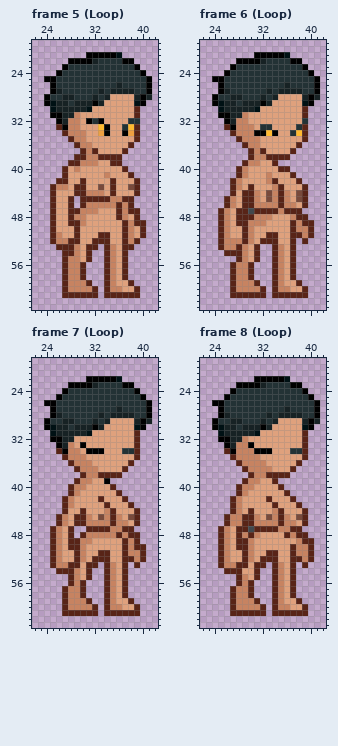
Two states of a pixel-art file, NPC/Sasha.ase. Above, as it was before the edit.
64x64 pixels, 18 frames. Colours within 5 levels of each other are drawn and written as one. Shown: frame 5 (Loop): x 22..42, y 19..63; frame 6 (Loop): x 22..42, y 19..63; frame 7 (Loop): x 22..42, y 19..63; frame 8 (Loop): x 22..42, y 19..63. The commit also changed other frames, which this record leaves out.
Now the later version:
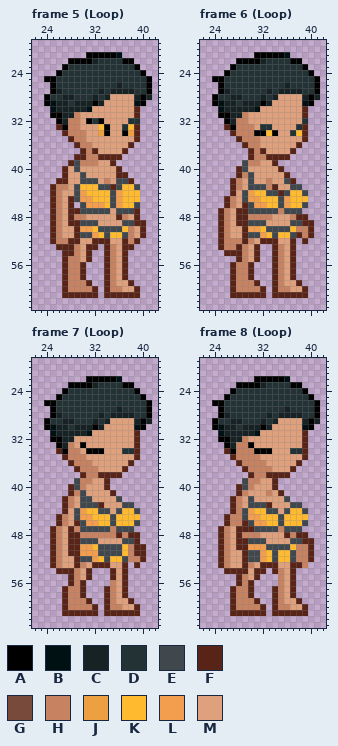
Palette (. is transparent): A #000000  B #001114  C #172224  D #233235  E #41484d  F #582417  G #784a3b  H #c78361  J #eda042  K #ffba30  L #f39e4e  M #dfa17d
From old to new:
layer "Clothes" now shown
Frame 5 (Loop), layers "Clothes", "Body":
y 39: x 29 F -> E; x 36 F -> .
y 40: x 29 H -> E; x 36..37 MF -> F.
y 41: x 30 M -> E; x 34 H -> M; x 36..38 MMF -> FF.
y 42: x 30..32 FMM -> EEE; x 34..39 MFMMMF -> HMEEF.
y 43: x 29..34 FFMMGM -> EKKKEE; x 36..39 MMGF -> EKKE
y 44: x 26 M -> H; x 29..39 FFHHHMFMMMF -> ELKKKKELKKK
y 45: x 26 M -> H; x 29..39 .FFFFFHHFF. -> ELLKKKELKKK
y 46: x 26 M -> H; x 30..39 FHHHHHFHF. -> ELLLKELKKE
y 47: x 26 M -> H; x 30..34 HHHMM -> EEEEE; x 36..38 FHF -> EEE
y 48: x 26 M -> H
y 49: x 26 M -> H; x 30..32 HMM -> EEE; x 37..38 FH -> EE
y 50: x 26 M -> H; x 30..37 MMMMMMMF -> LLKEEEEK
y 51: x 30..37 MMMFFMMF -> EELKEKKE
Frame 6 (Loop), layers "Clothes", "Body":
y 39: x 29 F -> E
y 40: x 29 H -> E; x 36 F -> .
y 41: x 30 M -> E; x 33 H -> M; x 36..37 MF -> F.
y 42: x 30 M -> E; x 34 F -> M; x 36..38 MMF -> EF.
y 43: x 30..35 FMMMHF -> EEEHFM; x 37..39 MMF -> EE.
y 44: x 29..34 FFHMGH -> ELKKEE; x 36..39 HMGF -> EKKE
y 45: x 29..39 FFHMGHFHMGF -> ELLKKKELKKK
y 46: x 30..39 FHHHHFHHMF -> ELLKKELKKE
y 47: x 31..34 FFFF -> EEEE; x 36..38 FFF -> EEE
y 48: x 30 F -> H
y 49: x 30..32 HHH -> EEE; x 37..38 FH -> EE
y 50: x 30..37 HMMMMMMF -> LLKEEEEK
y 51: x 30..37 HMMFFMMF -> EELKEKKE
Frame 7 (Loop), layers "Clothes", "Body":
y 39: x 29 F -> E; x 34 A -> F
y 40: x 29 H -> E; x 34..35 MF -> F.
y 41: x 30 M -> E; x 35..36 MF -> F.
y 42: x 30..31 MM -> EE; x 33 F -> M; x 36..37 MF -> E.
y 43: x 30..34 MMMMF -> EEEFM; x 37..38 MF -> EE
y 44: x 29..39 MFMMMHFMMMF -> ELKKEEMEKKE
y 45: x 29..39 FFHMGHFHMGF -> ELLKKKEKKKK
y 46: x 30..39 FHHHHFHHMF -> ELLKKEKKKE
y 47: x 29..34 ..FFFF -> HEEEEE; x 36..38 HFF -> EEE
y 48: x 29..30 .F -> FH
y 49: x 30..32 HHM -> EEE; x 37..38 FH -> EE
y 50: x 30..37 HMMMMMMF -> LLKEEEEK
y 51: x 28 M -> F; x 30..37 HMMFFMMF -> LLLEEEEK; x 39 H -> F
y 52: x 30..38 HMFFFMMFF -> EELKEKKEH
y 53: x 27..28 HF -> MM; x 30..31 MF -> HM; x 33 . -> F; x 35 H -> M
y 54..55: x 34..35 FH -> .F
y 56: x 34 F -> .
Frame 8 (Loop), layers "Clothes", "Body":
y 39: x 29 F -> E
y 40: x 29 H -> E; x 34..35 MF -> F.
y 41: x 33 M -> H; x 35..36 MF -> F.
y 42: x 30 M -> E; x 33 F -> M; x 36..37 MF -> E.
y 43: x 30..34 MMMMF -> EEEFM; x 37..38 MF -> EE
y 44: x 29..39 MFMMMHFMMMF -> ELKKEEMEKKE
y 45: x 29..39 FFHMGHFHMGF -> ELLKKKEKKKK
y 46: x 30..39 FHHHHFHHMF -> ELLKKEKKKE
y 47: x 30..34 EFFFF -> FEEEE; x 36..38 HFF -> EEE
y 48: x 30 F -> H
y 49: x 30..32 HMM -> EEE; x 37..38 MH -> EE
y 50: x 30..37 HMMMMMMF -> LLLEEEEK
y 51: x 30..37 HMMFFMMF -> EELKEKKE
y 52: x 30..38 HMFFFMMFF -> EELKEKKEH
y 53: x 27..28 HF -> MM; x 30..31 MF -> HM; x 33 . -> F; x 35 H -> M; x 38..39 .F -> FH
y 54: x 29 M -> F; x 32 . -> F
y 55..56: x 34 F -> .
